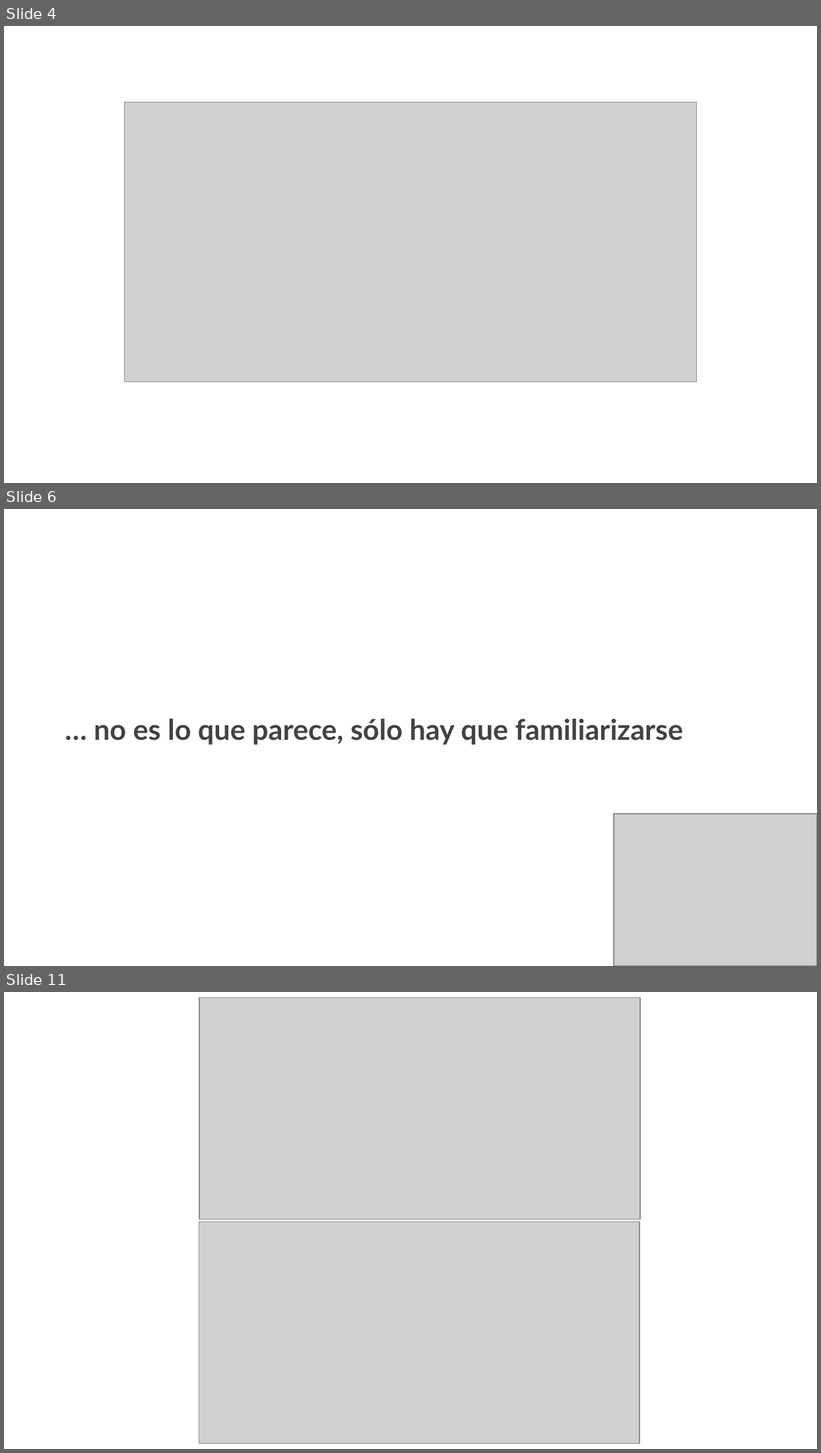
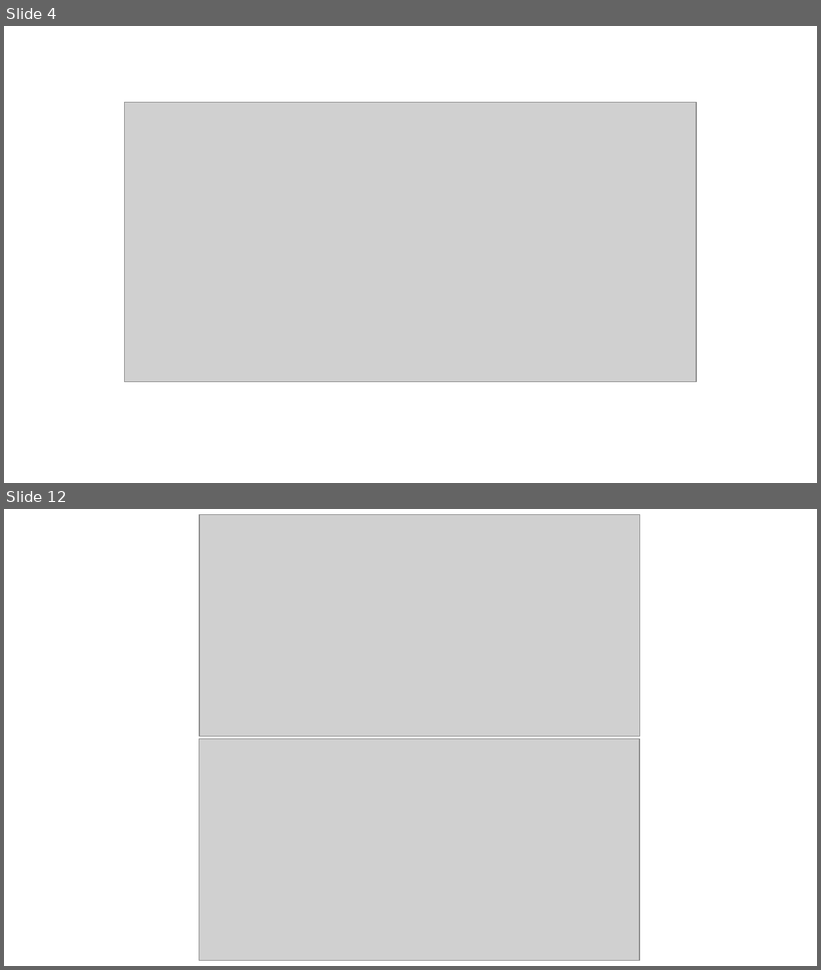
Before and after one commit to Data-Crew/transport-networks-lab, a slide deck: Presentaciones/Introducción al curso.pptx. Shown one above the other, each under a label of ours: slides 4, 6 and 11 before the commit, slides 4 and 12 after it; the slides between them are not shown. The pictures are 821x1453 and 821x970 pixels, drawn with LibreOffice and Linux fonts; fonts in the diff are those of the drawing; grey boxes stand for pictures. Boxes give left, top, right and bottom in pixels: in the first picture for what was removed or moved away, otherwise in the second. Text is boxed around its words. In the diff, an @@ line names an element or a change of style, - is before the commit and + after.

```diff
--- a/Presentaciones/Introducción al curso.pptx
+++ b/Presentaciones/Introducción al curso.pptx
@@ slide 6 removed at (4, 509, 817, 966), background #FFFFFF @@
@@ title removed at (94, 719, 683, 745) @@
-… no es lo que parece, sólo hay que familiarizarse
@@ picture removed at (614, 814, 817, 966) @@
@@ what was slide 11 is now slide 12 @@
```
Also in this commit, not shown: 9 slides changed, 5 slides added, 7 other files.
